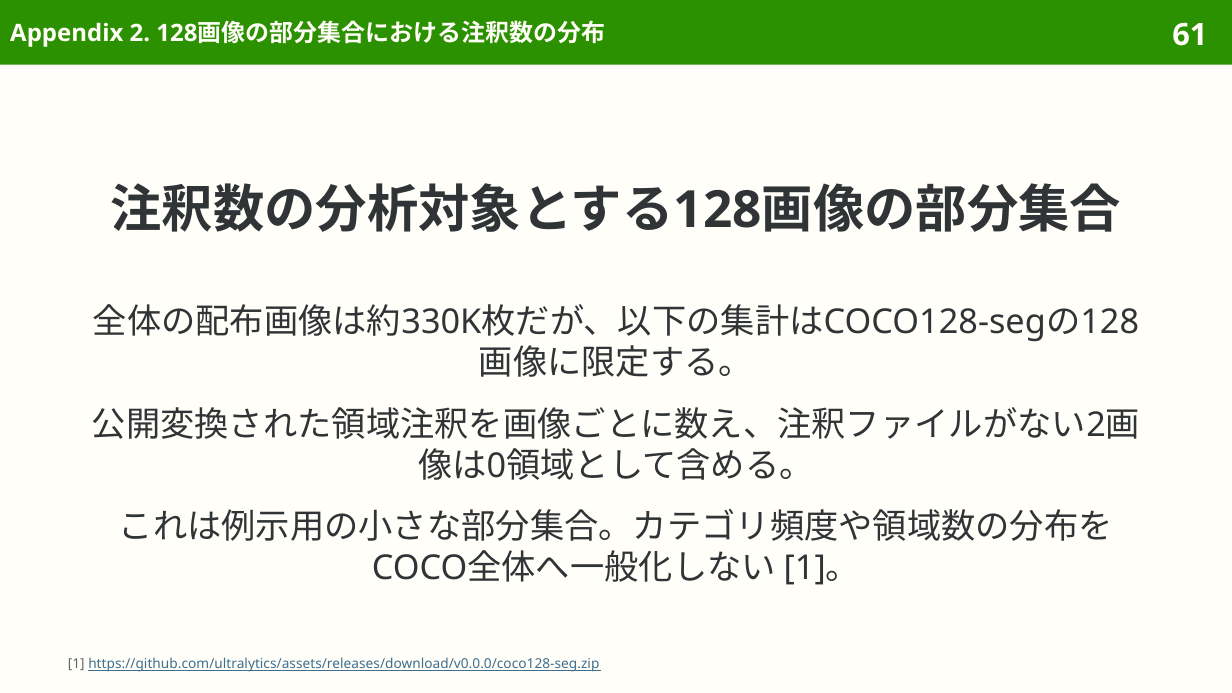
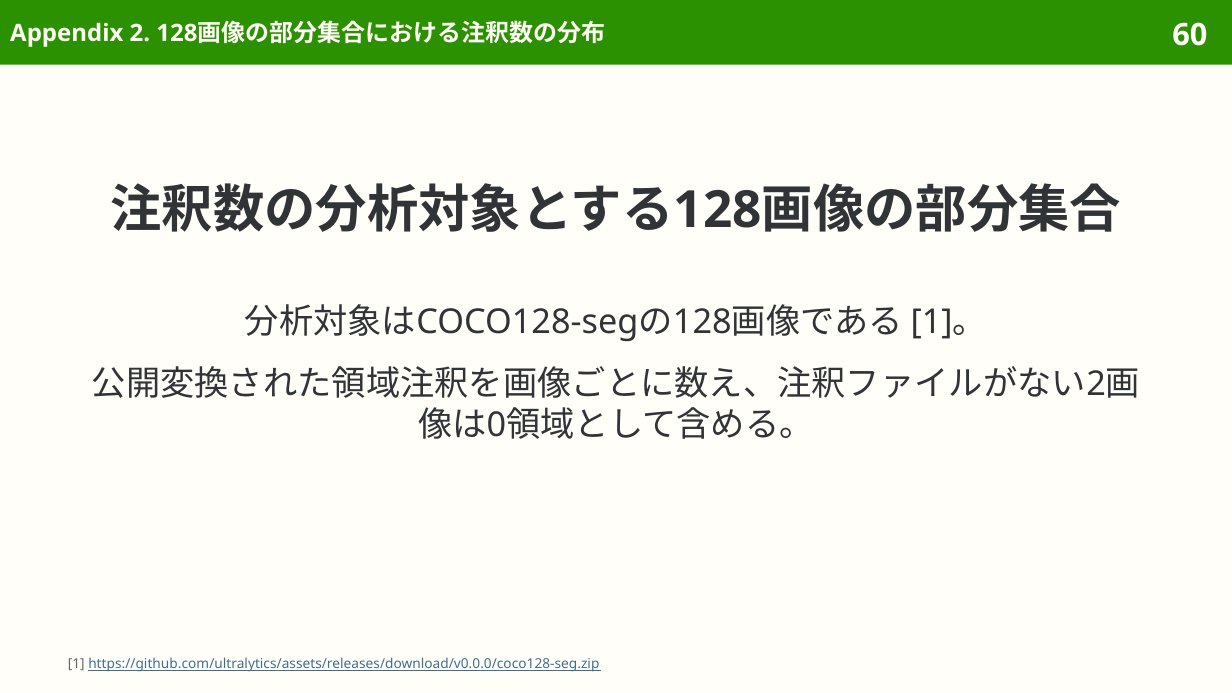
Before and after one commit to sasakiy84/datasets-in-10-minutes, a slide deck: slide 60 of slides/datasets-in-10-minutes-coco.pptx (slide 61 before the commit). Drawn at 1232x693 pixels with LibreOffice and Linux fonts; fonts in the diff are those of the drawing. Boxes give left, top, right and bottom in pixels: in the first picture for what was removed or moved away, otherwise in the second. Text is boxed around its words. In the diff, an @@ line names an element or a change of style, - is before the commit and + after.

```diff
--- a/slides/datasets-in-10-minutes-coco.pptx
+++ b/slides/datasets-in-10-minutes-coco.pptx
@@ page number at (1172, 22, 1207, 46): text changed @@
-61
+60
@@ text at (245, 304, 987, 342): text changed @@
-全体の配布画像は約330K枚だが、以下の集計はCOCO128-segの128画像に限定する。
+分析対象はCOCO128-segの128画像である [1]。
@@ text at (119, 509, 1113, 541): paragraph removed @@
-これは例示用の小さな部分集合。カテゴリ頻度や領域数の分布をCOCO全体へ一般化しない [1]。
```
Also in this commit, not shown: 16 other slides changed, 1 slide removed, 16 other files.
